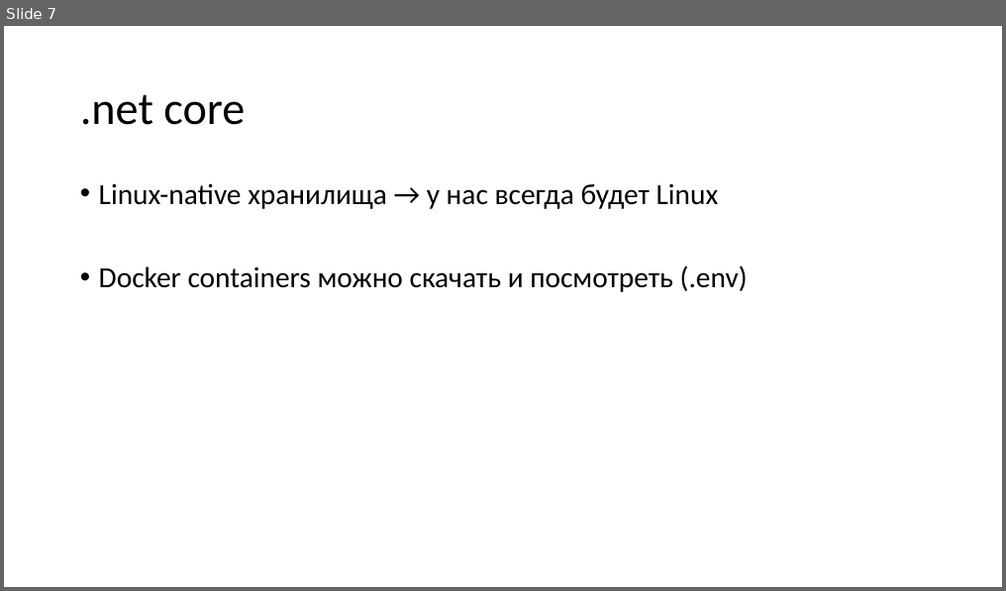
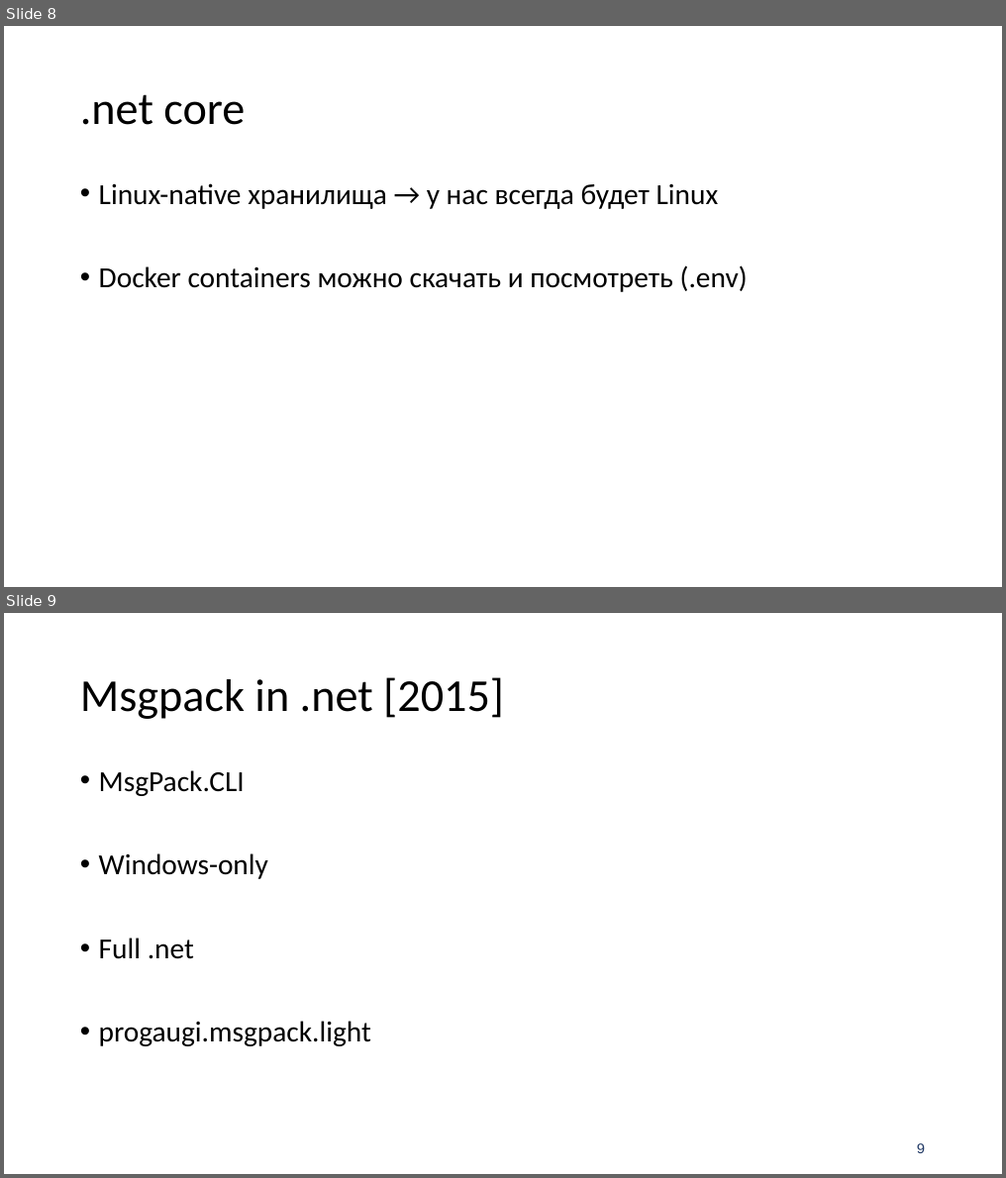
Before and after one commit to aensidhe/presentations, a slide deck: 2019/03/htp.2019.03.04-02.pptx. Shown one above the other, each under a label of ours: slide 7 before the commit, slides 8 and 9 after it. The pictures are 1006x591 and 1006x1178 pixels, drawn with LibreOffice and Linux fonts; fonts in the diff are those of the drawing; background and template pictures are left out. Boxes give left, top, right and bottom in pixels: in the first picture for what was removed or moved away, otherwise in the second. Text is boxed around its words. In the diff, an @@ line names an element or a change of style, - is before the commit and + after.

```diff
--- a/2019/03/htp.2019.03.04-02.pptx
+++ b/2019/03/htp.2019.03.04-02.pptx
@@ slide 9 added at box(4, 613, 1002, 1174), background #FFFFFF @@
@@ title added at box(80, 677, 504, 719), 44 pt, text #000000 @@
+Msgpack in .net [2015]
@@ text added at box(99, 770, 371, 1047), 28 pt, text #000000 @@
+• MsgPack.CLI
+• Windows-only
+• Full .net
+• progaugi.msgpack.light
@@ page number added at box(917, 1144, 926, 1154), 14 pt, text #203864 @@
+9
@@ what was slide 7 is now slide 8 @@
```
Also in this commit, not shown: 1 slide changed, 3 other slides added.
